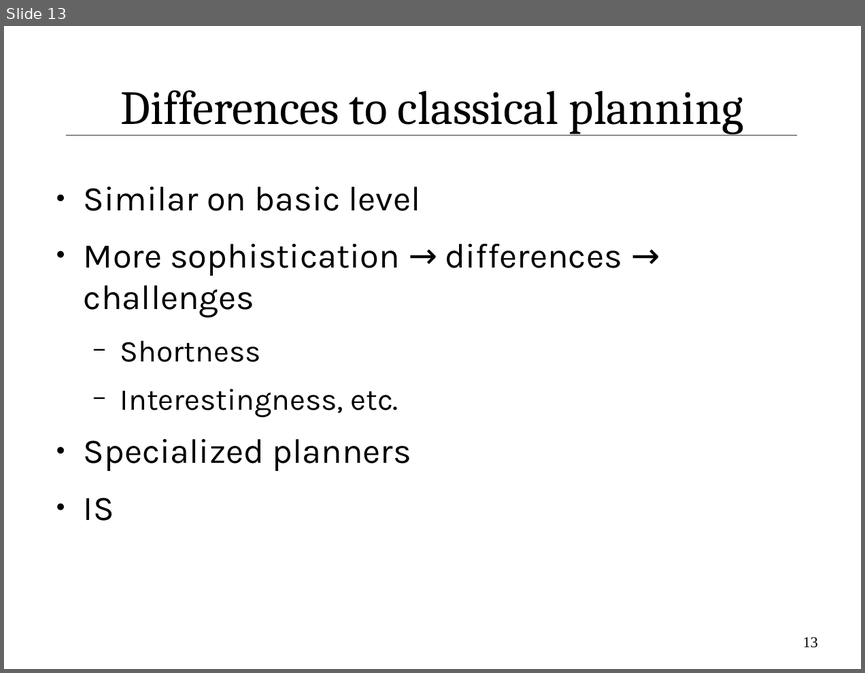
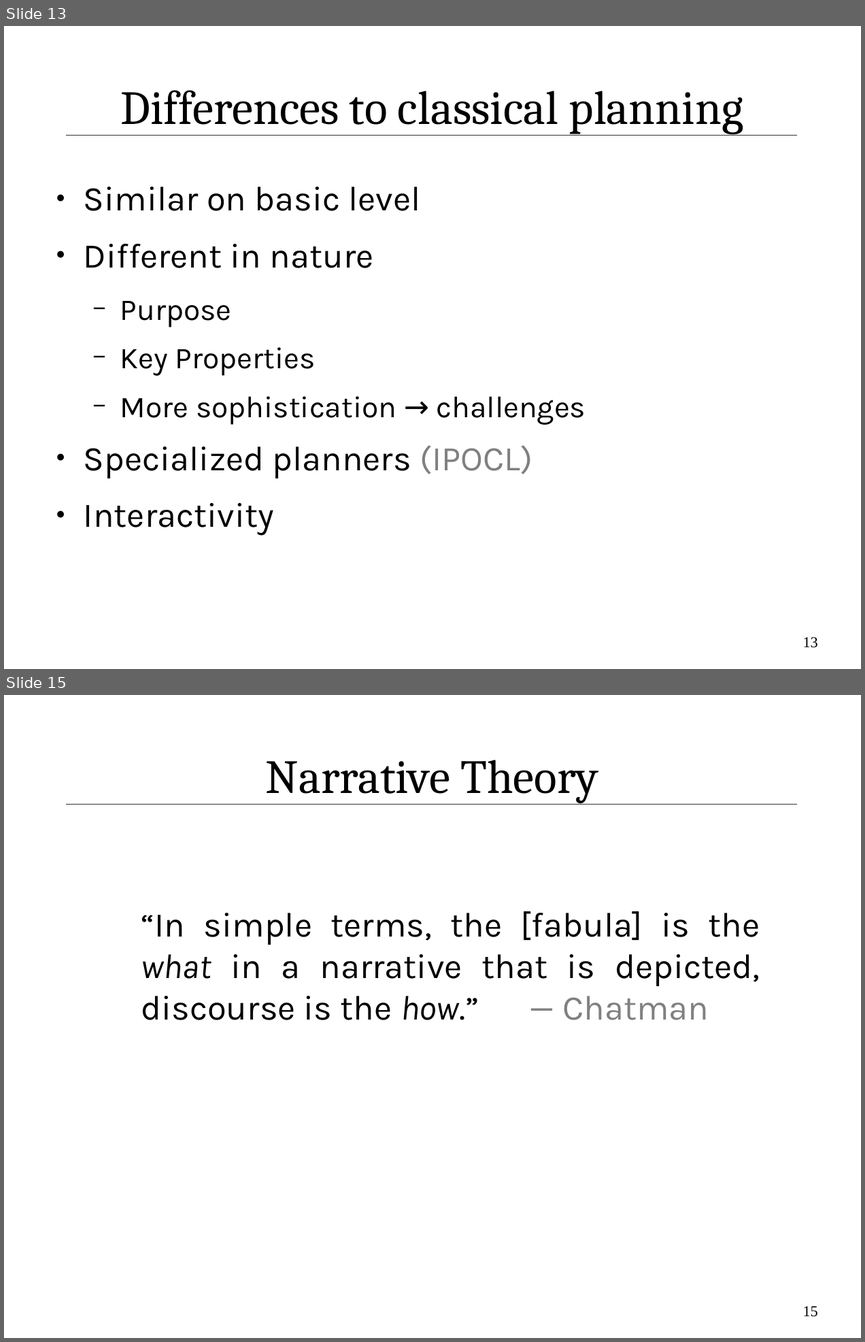
Before and after one commit to IllDepence/ai_seminar, a slide deck: praes/praes.odp. Shown one above the other, each under a label of ours: slide 13 before the commit, slides 13 and 15 after it; the slides between them are not shown. The pictures are 865x673 and 865x1342 pixels, drawn with LibreOffice and Linux fonts; fonts in the diff are those of the drawing. Boxes give left, top, right and bottom in pixels: in the first picture for what was removed or moved away, otherwise in the second. Text is boxed around its words. In the diff, an @@ line names an element or a change of style, - is before the commit and + after.

```diff
--- a/praes/praes.odp
+++ b/praes/praes.odp
@@ slide 15 added at (4,695,861,1338), background #FFFFFF; not listed: 1 template element that a slide beside it also shows @@
@@ title added at (266,760,598,803), 44 pt, text #000000 @@
+Narrative Theory
@@ text added at (141,911,759,1020), 32 pt, text #000000 @@
+“In simple terms, the [fabula] is the what in a narrative that is depicted, discourse is the how.” — Chatman
@@ page number added at (803,1306,818,1317), 14 pt, text #000000 @@
+15
@@ slide 13 changed as well @@
@@ text at (84,244,586,535): text changed @@
-● More sophistication → differences → challenges
-  − Shortness
-  − Interestingness, etc.
-● Specialized planners
-● IS
+● Different in nature
+  − Purpose
+  − Key Properties
+  − More sophistication → challenges
+● Specialized planners (IPOCL)
+● Interactivity
```
Also in this commit, not shown: 14 other slides changed, 9 other slides added, 2 slides removed, 4 other files.
